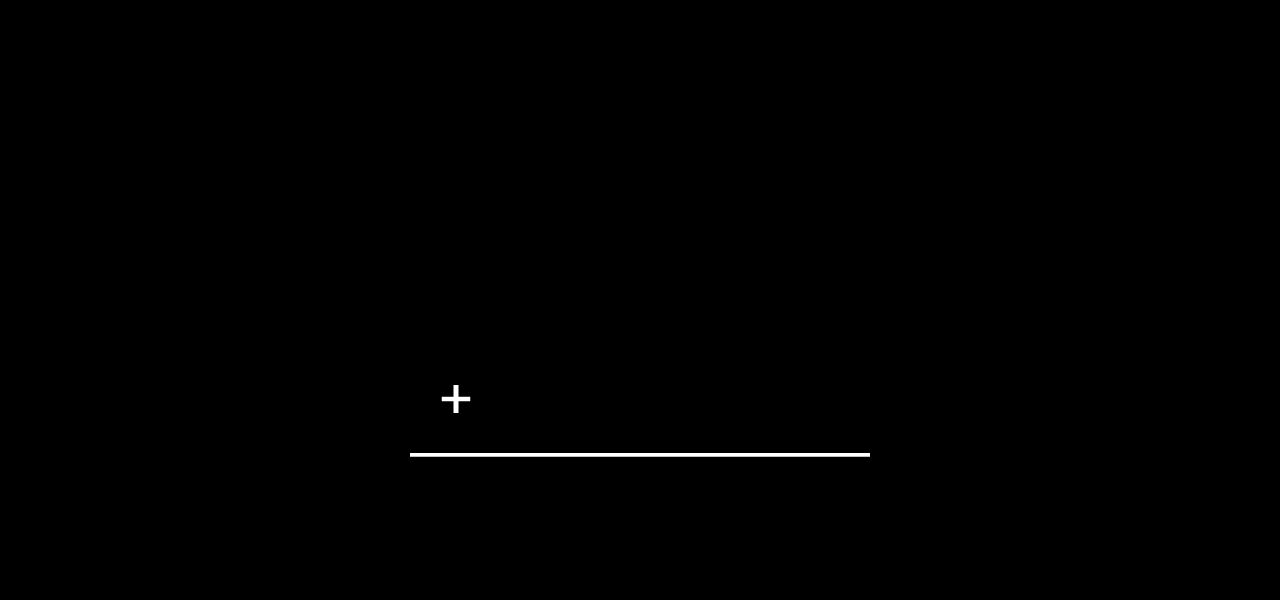
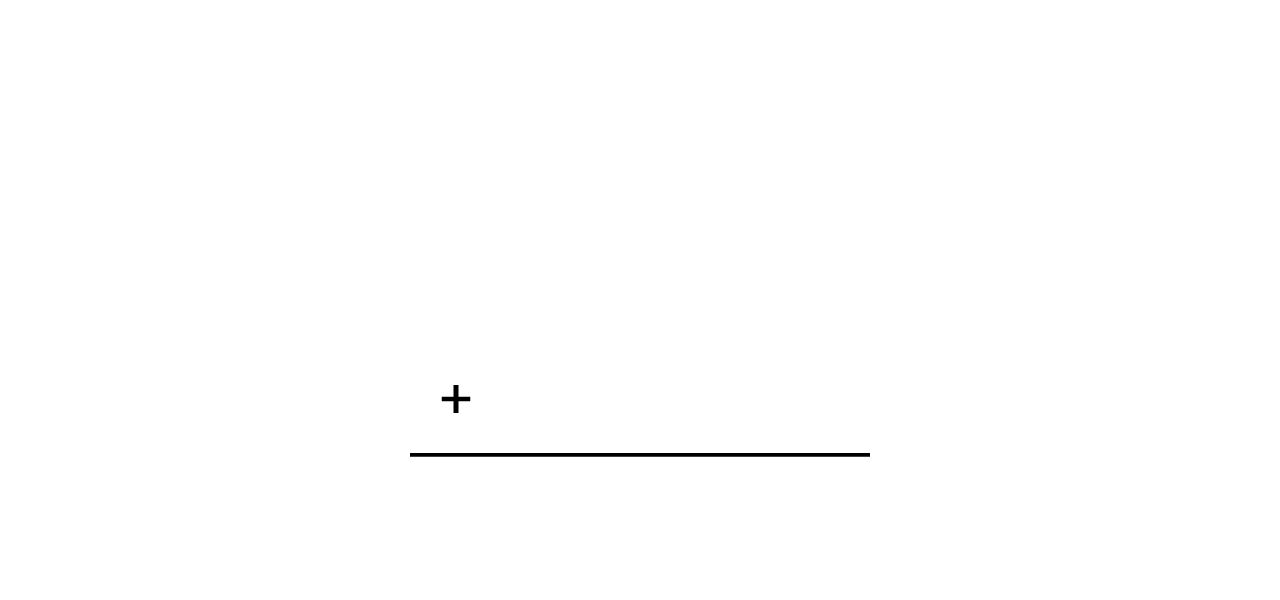
Layer changes from the first 1280px x 600px image to the second:
painted on "______________" over [410, 453, 870, 457]
painted on "+" over [441, 385, 471, 413]
removed layer "Layer 1" over [0, 0, 1280, 600]
